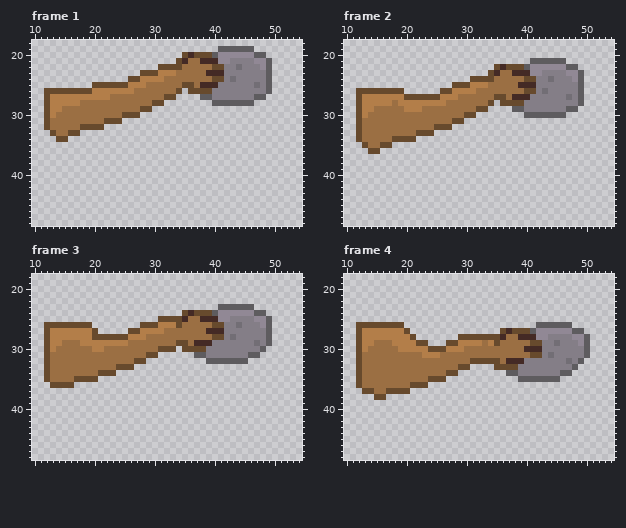
File history of a pixel-art file, Sprites/Weapons/Rock_Otter 001.aseprite. This is how it looked before the edit.
64x64 pixels, 8 frames. Shown: frame 1: x 10..54, y 18..48; frame 2: x 10..54, y 18..48; frame 3: x 10..54, y 18..48; frame 4: x 10..54, y 18..48. The commit also changed other frames, which this record leaves out.
After the commit:
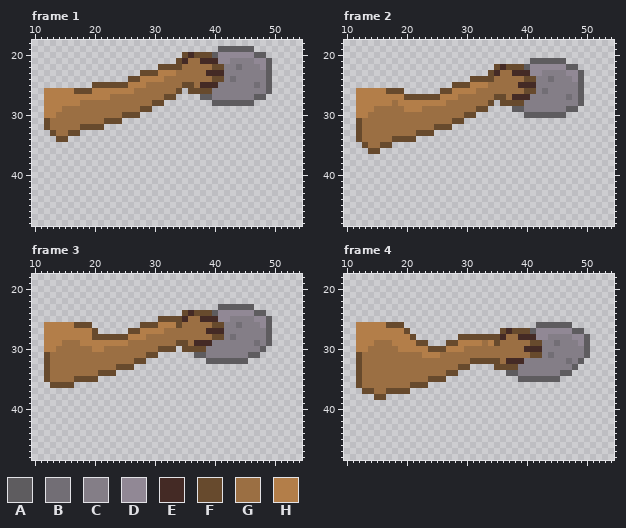
Palette (. is transparent): A #5e5c5f  B #726e75  C #847e87  D #918895  E #442a25  F #674a2d  G #9b6f43  H #b37e49
Author's note on the commit: updated and exported rock attack sprite
From old to new:
Frame 1:
y 26: x 12..16 FFFFF -> HHHHH
y 27..30: x 12 F -> H
Frame 2: the same change as frame 1
Frame 3: the same change as frame 1
Frame 4: the same change as frame 1
Changed places in both pictures, as pixel boxes (x1, y1, x2, y2):
changed: (44, 88, 74, 118)
changed: (356, 88, 386, 118)
changed: (44, 322, 74, 352)
changed: (356, 322, 386, 352)
